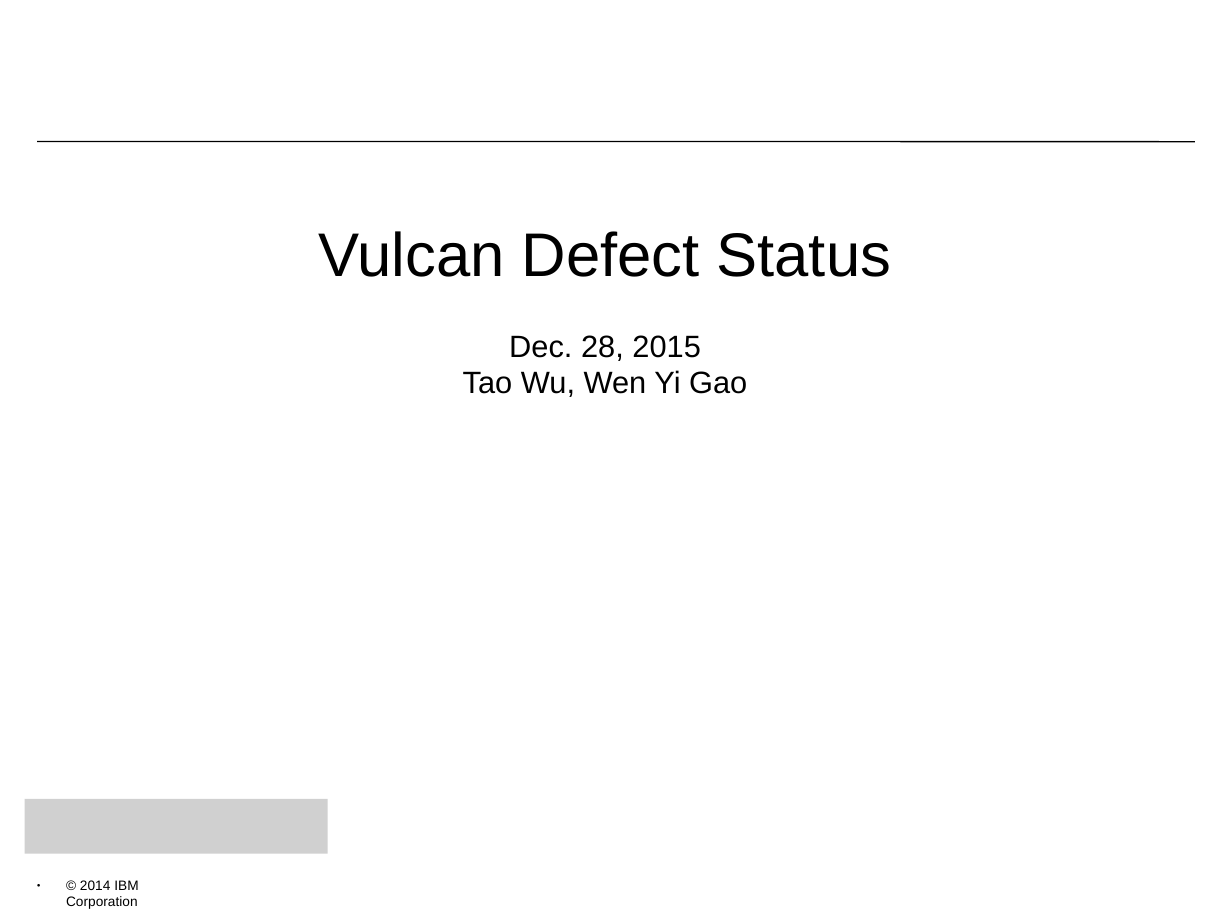
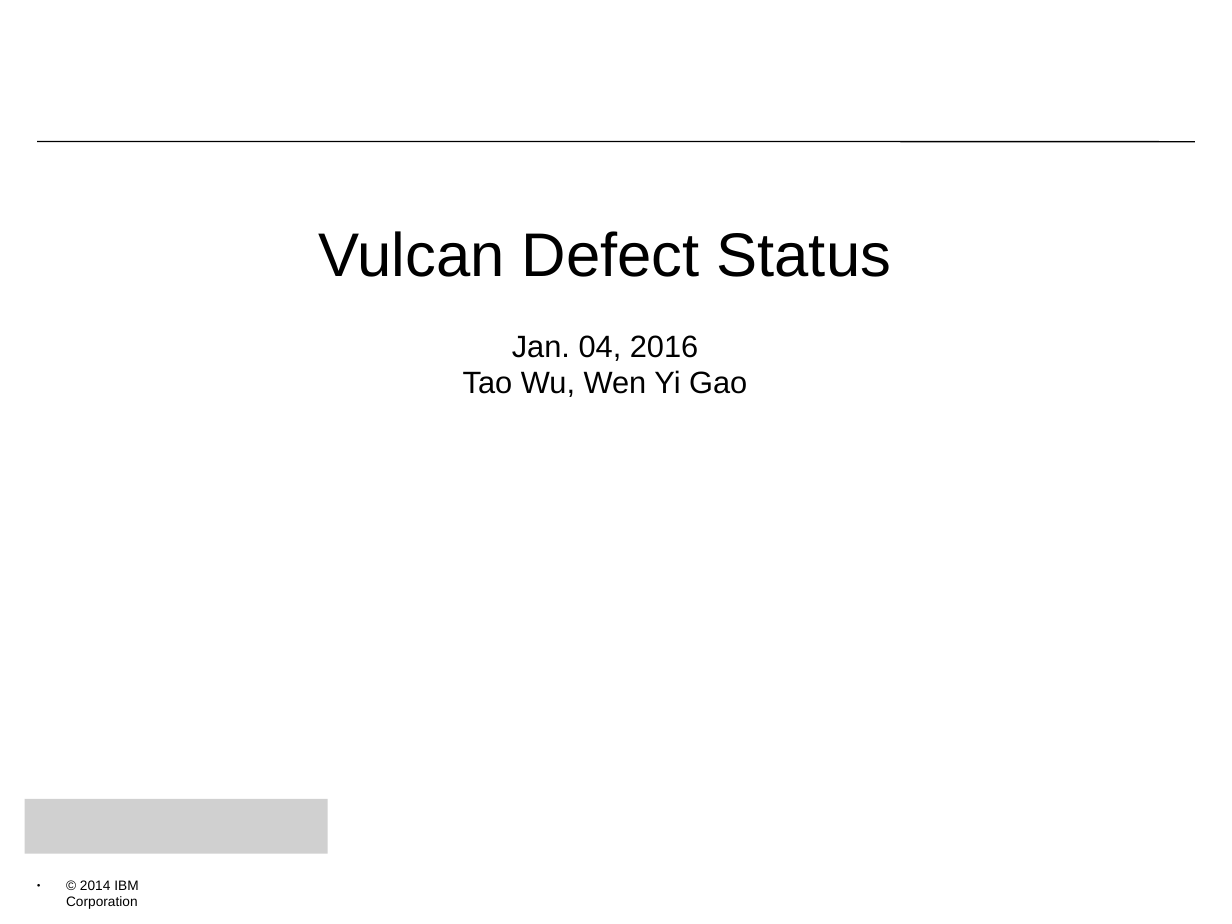
Before and after one commit to bjwt/test, a slide deck: slide 1 of bugs/Vulcan Defect Status 20151228.odp. Drawn at 1232x924 pixels with LibreOffice and Linux fonts; fonts in the diff are those of the drawing; grey boxes stand for pictures; background and template pictures are left out. Boxes give left, top, right and bottom in pixels: in the first picture for what was removed or moved away, otherwise in the second. Text is boxed around its words. In the diff, an @@ line names an element or a change of style, - is before the commit and + after.

```diff
--- a/bugs/Vulcan Defect Status 20151228.odp
+++ b/bugs/Vulcan Defect Status 20151228.odp
@@ title at [319, 231, 891, 397]: text changed @@
-Vulcan Defect Status
-Dec. 28, 2015
-Tao Wu, Wen Yi Gao
+Vulcan Defect Status
+Jan. 04, 2016
+Tao Wu, Wen Yi Gao
```
Also in this commit, not shown: 2 other slides changed, 1 other file.
